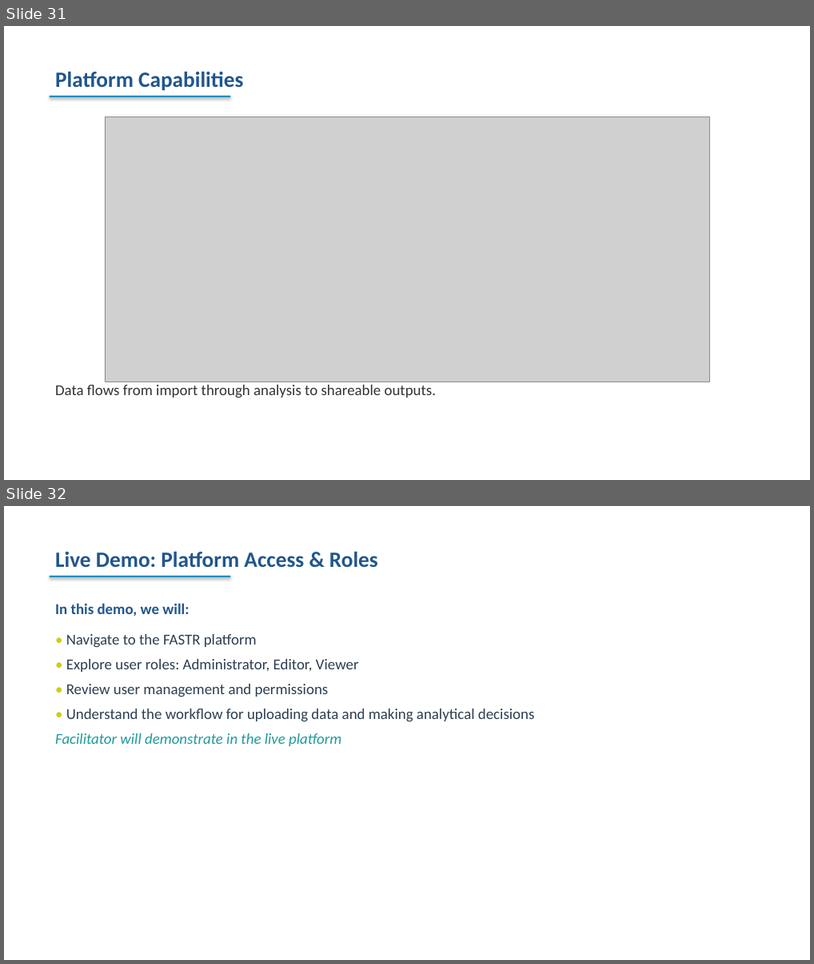
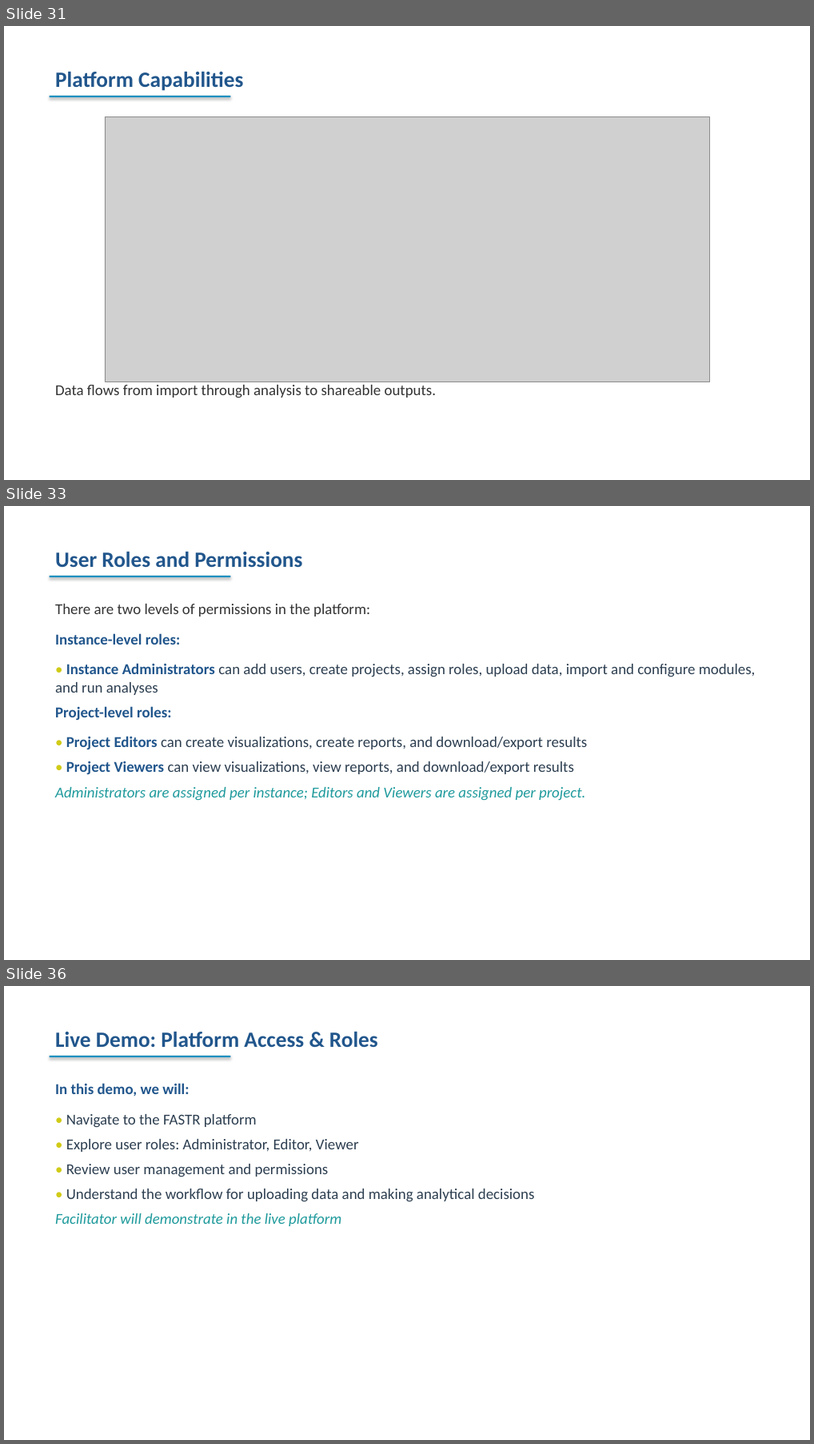
Before and after one commit to FASTR-Analytics/fastr-resource-hub, a slide deck: outputs/2026-zambia_deck.pptx. Shown one above the other, each under a label of ours: slides 31 and 32 before the commit, slides 31, 33 and 36 after it; the slides between them are not shown. The pictures are 814x964 and 814x1444 pixels, drawn with LibreOffice and Linux fonts; fonts in the diff are those of the drawing; grey boxes stand for pictures. Boxes give left, top, right and bottom in pixels: in the first picture for what was removed or moved away, otherwise in the second. Text is boxed around its words. In the diff, an @@ line names an element or a change of style, - is before the commit and + after.

Commit message:
added existing content to slides (platform)

```diff
--- a/outputs/2026-zambia_deck.pptx
+++ b/outputs/2026-zambia_deck.pptx
@@ slide 33 added at (x1=4, y1=506, x2=810, y2=960), background #FFFFFF @@
@@ text added at (x1=55, y1=552, x2=302, y2=568), 26 pt, text #21568C, bold @@
+User Roles and Permissions
@@ rectangle added at (x1=50, y1=576, x2=231, y2=577), fill #1A90C0 @@
@@ text added at (x1=55, y1=604, x2=756, y2=800), 18 pt, text #2C3E50 @@
+There are two levels of permissions in the platform:
+Instance-level roles:
+• Instance Administrators can add users, create projects, assign roles, upload data, import and configure modules, and run analyses
+Project-level roles:
+• Project Editors can create visualizations, create reports, and download/export results
+• Project Viewers can view visualizations, view reports, and download/export results
+Administrators are assigned per instance; Editors and Viewers are assigned per project.
@@ what was slide 32 is now slide 36 @@
```
Also in this commit, not shown: 3 other slides added, 8 other files.
